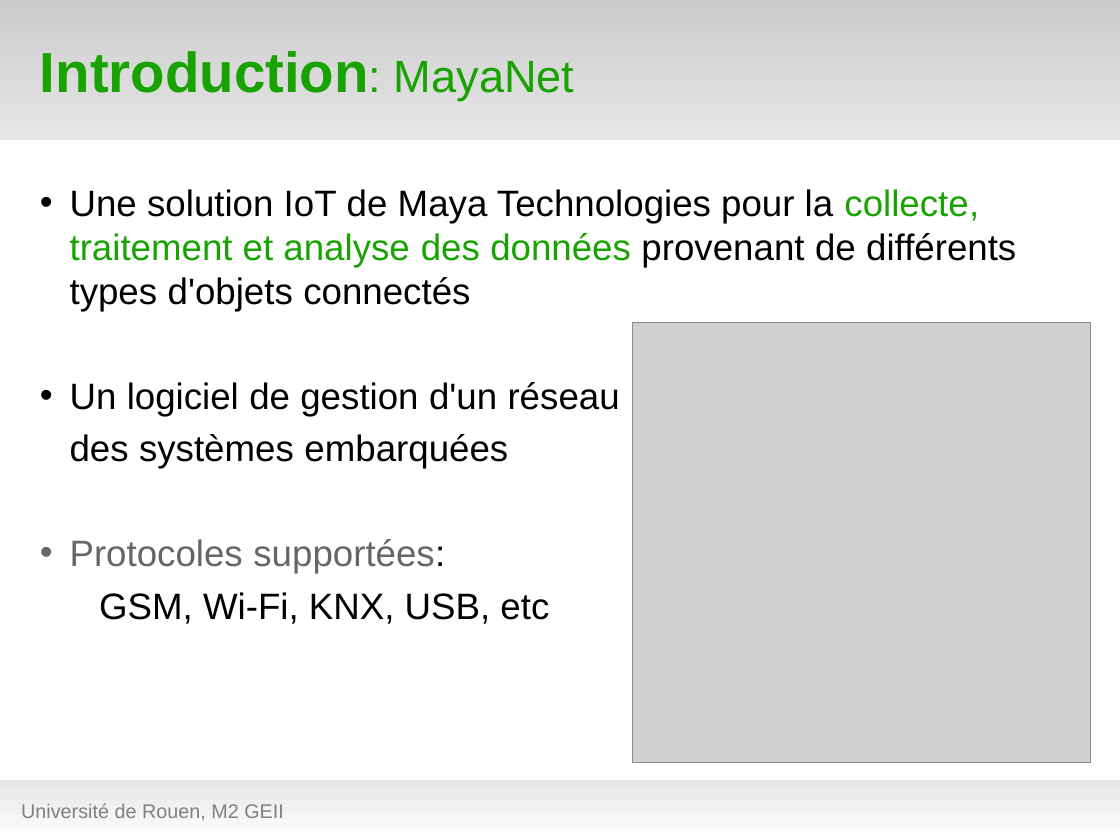
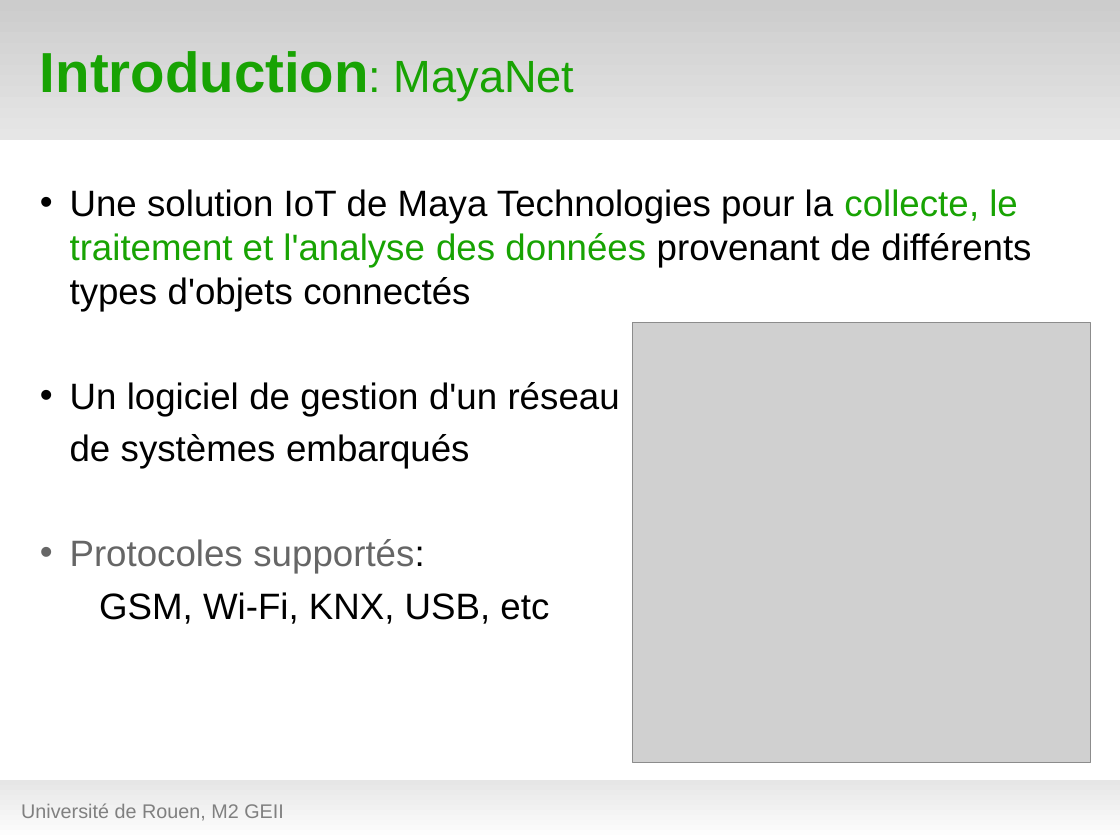
Before and after one commit to hanzenok/dataexp, a slide deck: slide 5 of presentation/test_green8.odp. Drawn at 1120x840 pixels with LibreOffice and Linux fonts; fonts in the diff are those of the drawing; grey boxes stand for pictures; background and template pictures are left out. Boxes give left, top, right and bottom in pixels: in the first picture for what was removed or moved away, otherwise in the second. Text is boxed around its words. In the diff, an @@ line names an element or a change of style, - is before the commit and + after.

```diff
--- a/presentation/test_green8.odp
+++ b/presentation/test_green8.odp
@@ text at (70,189,1031,311): text changed @@
-• Une solution IoT de Maya Technologies pour la collecte, traitement et analyse des données provenant de différents types d'objets connectés
+• Une solution IoT de Maya Technologies pour la collecte, le traitement et l'analyse des données provenant de différents types d'objets connectés
@@ text at (70,434,469,574): text changed @@
-des systèmes embarquées
-• Protocoles supportées:
+de systèmes embarqués
+• Protocoles supportés:
```
Also in this commit, not shown: 12 other slides changed, 7 other files.
